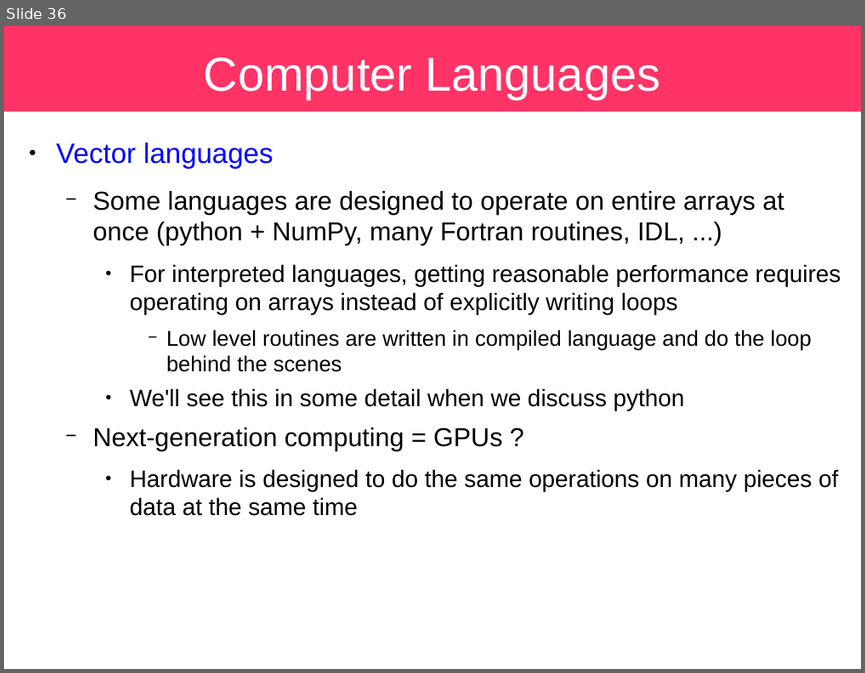
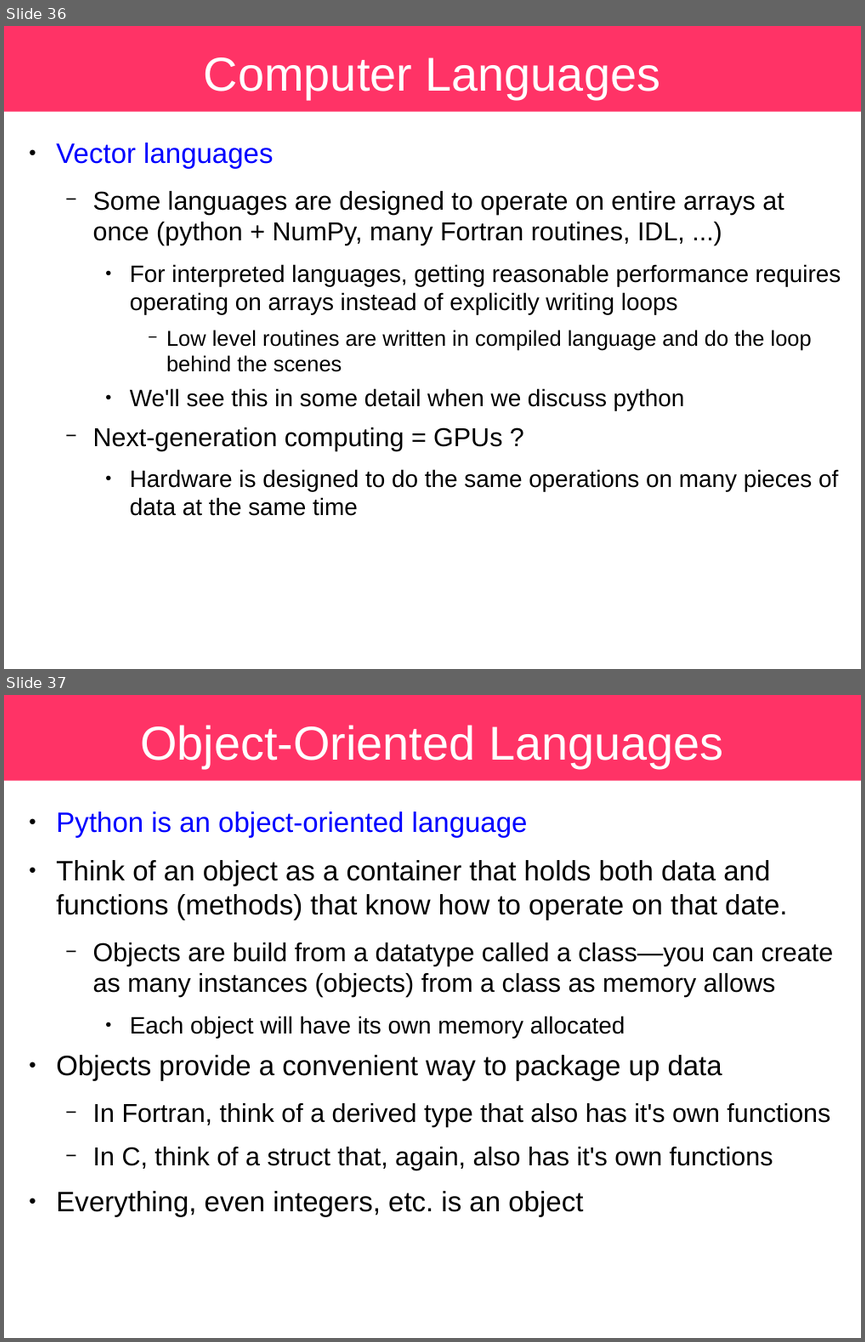
Before and after one commit to sbu-python-class/python-science, a slide deck: lectures/01-python/python.odp. Shown one above the other, each under a label of ours: slide 36 before the commit, slides 36 and 37 after it. The pictures are 865x673 and 865x1342 pixels, drawn with LibreOffice and Linux fonts; fonts in the diff are those of the drawing. Boxes give left, top, right and bottom in pixels: in the first picture for what was removed or moved away, otherwise in the second. Text is boxed around its words. In the diff, an @@ line names an element or a change of style, - is before the commit and + after.

Commit message:
many updates

```diff
--- a/lectures/01-python/python.odp
+++ b/lectures/01-python/python.odp
@@ slide 37 added at (4, 695, 861, 1338), background #FFFFFF; not listed: 1 template element that a slide beside it also shows @@
@@ title added at (140, 725, 723, 768), 44 pt, text #FFFFFF @@
+Object-Oriented Languages
@@ text added at (56, 811, 834, 1170), 26 pt, text #000000 @@
+● Python is an object-oriented language
+● Think of an object as a container that holds both data and functions (methods) that know how to operate on that date.
+  − Objects are build from a datatype called a class—you can create as many instances (objects) from a class as memory allows
+    ● Each object will have its own memory allocated
+● Objects provide a convenient way to package up data
+  − In Fortran, think of a derived type that also has it's own functions
+  − In C, think of a struct that, again, also has it's own functions
+● Everything, even integers, etc. is an object
```
Also in this commit, not shown: 17 slides changed, 1 other slide added, 1 slide removed, 1 other file.
